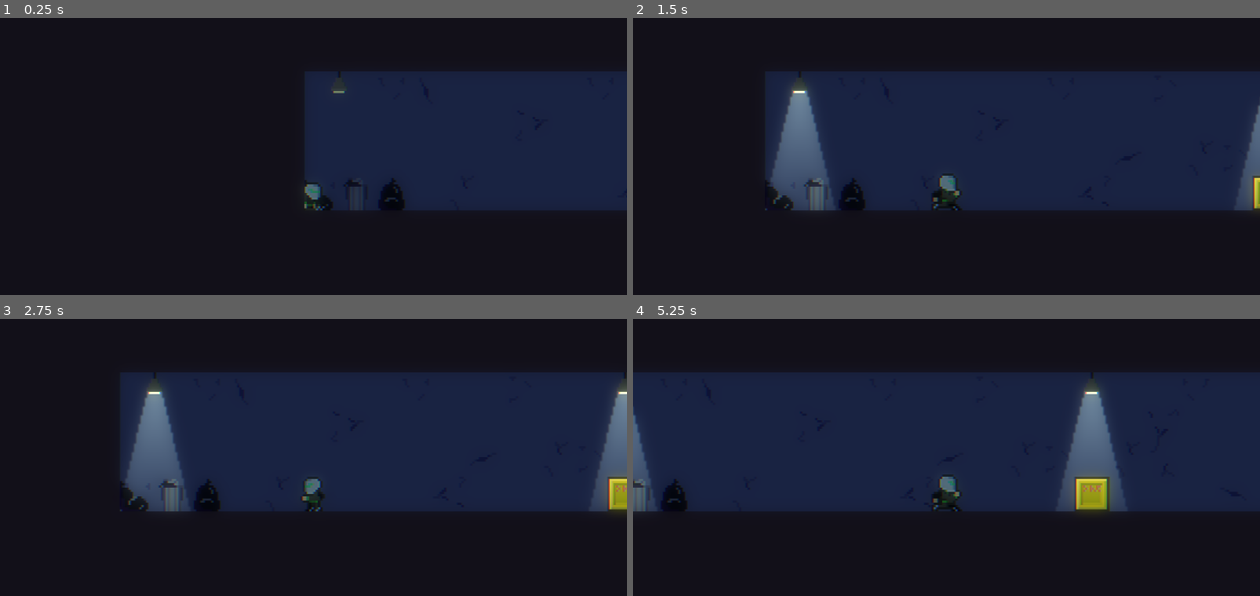
Above: before the commit, frames 1-4 (two rows, left to right).
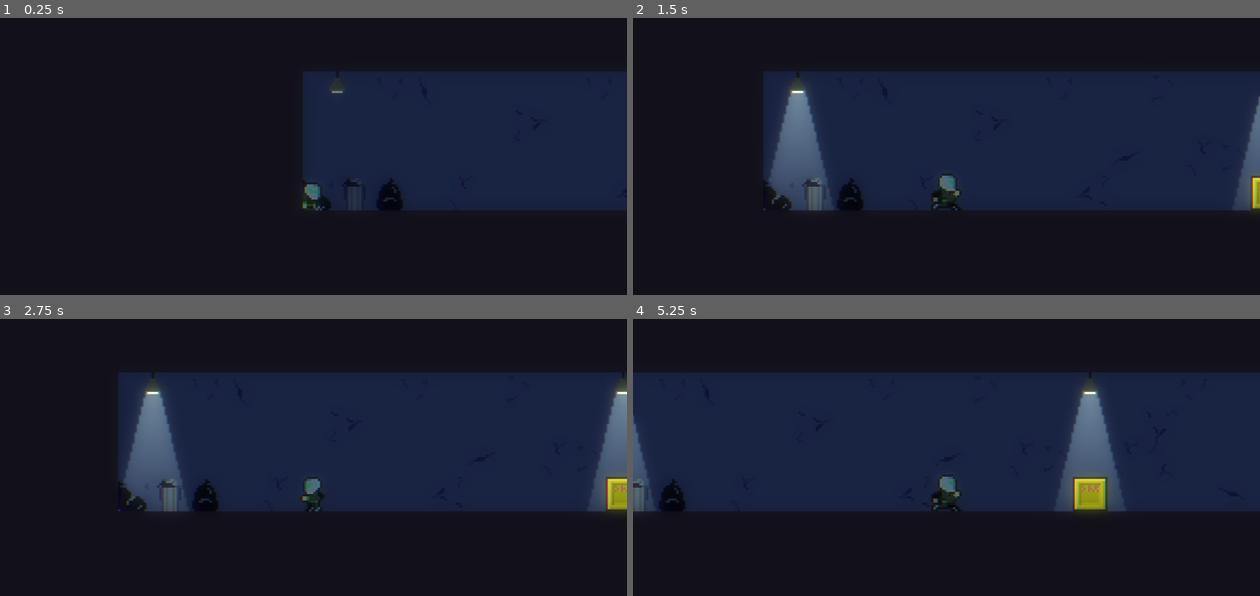
Above: after the commit, the same moments.

Repository: reneelias/Godot-2D-Platformer
Game: Godot game, scene res://Scenes/Level_01.tscn
Same seed, same stepped clock (60 frames per second), same inputs: the game is played once before the commit and once after it.
Inputs:
- Up to frame 1 (0.25 s): no input
- Up to frame 2 (1.5 s): hold D (MoveRight) from 0.53 s (still down); tap Space (Jump) at 0.77 s
- Up to frame 3 (2.75 s): tap Space (Jump) at 1.52 s; release D (MoveRight) at 2.03 s; hold A (MoveLeft) from 2.03 s (still down)
- Up to frame 4 (5.25 s): release A (MoveLeft) at 2.78 s; hold D (MoveRight) 2.78-4.28 s; tap Space (Jump) at 3.02, 3.77, 4.52 s; hold A (MoveLeft) 4.28-5.03 s; hold D (MoveRight) from 5.03 s (still down)

The runs differ from the first frame. In frame 1, 0.2% of the frame differs, in the area x 48-65%, y 19-70%; in frame 2, 0.7%, in the area x 20-100%, y 19-70%; in frame 3, 0.7%; in frame 4, 0.7%.

Commit message:
fix crouch raycast layer mask

Diff:
--- a/2d-platformer/ObjectScenes/Player.tscn
+++ b/2d-platformer/ObjectScenes/Player.tscn
@@ -658,6 +658,7 @@
 
 [node name="CrouchRaycast" type="RayCast2D" parent="Raycasts"]
 target_position = Vector2(0, -8)
+collision_mask = 3
 
 [node name="WallRaycast_LeftTop" type="RayCast2D" parent="Raycasts"]
 z_index = 100
--- a/2d-platformer/Scenes/Level_01.tscn
+++ b/2d-platformer/Scenes/Level_01.tscn
@@ -603,7 +603,7 @@
 
 [node name="Player" parent="." instance=ExtResource("5_egvei")]
 z_index = 5
-position = Vector2(-29, 8)
+position = Vector2(-27, 8)
 collision_mask = 3
 turnSpeedScaler = 0.1
 playerState = 0
